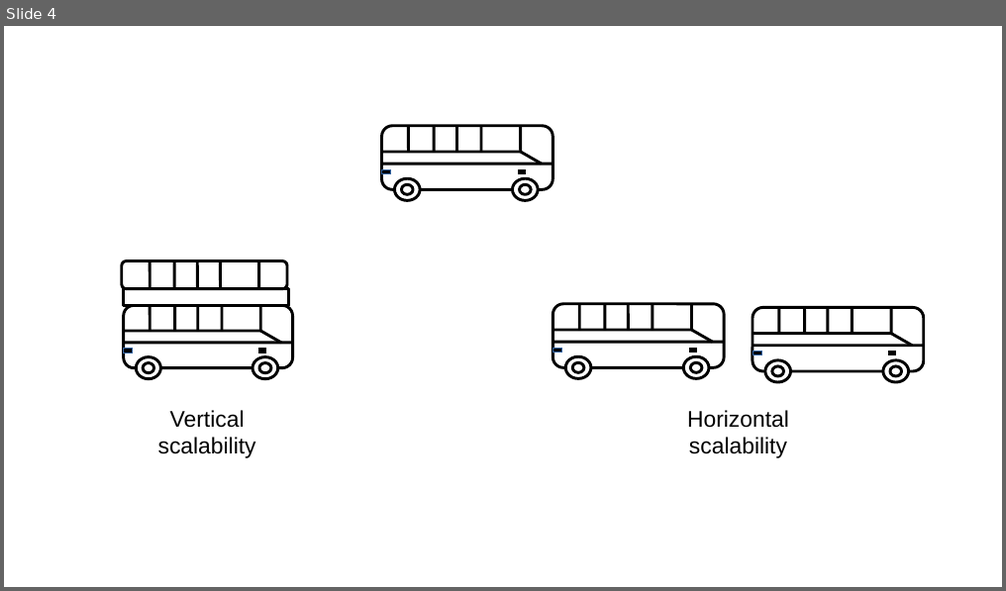
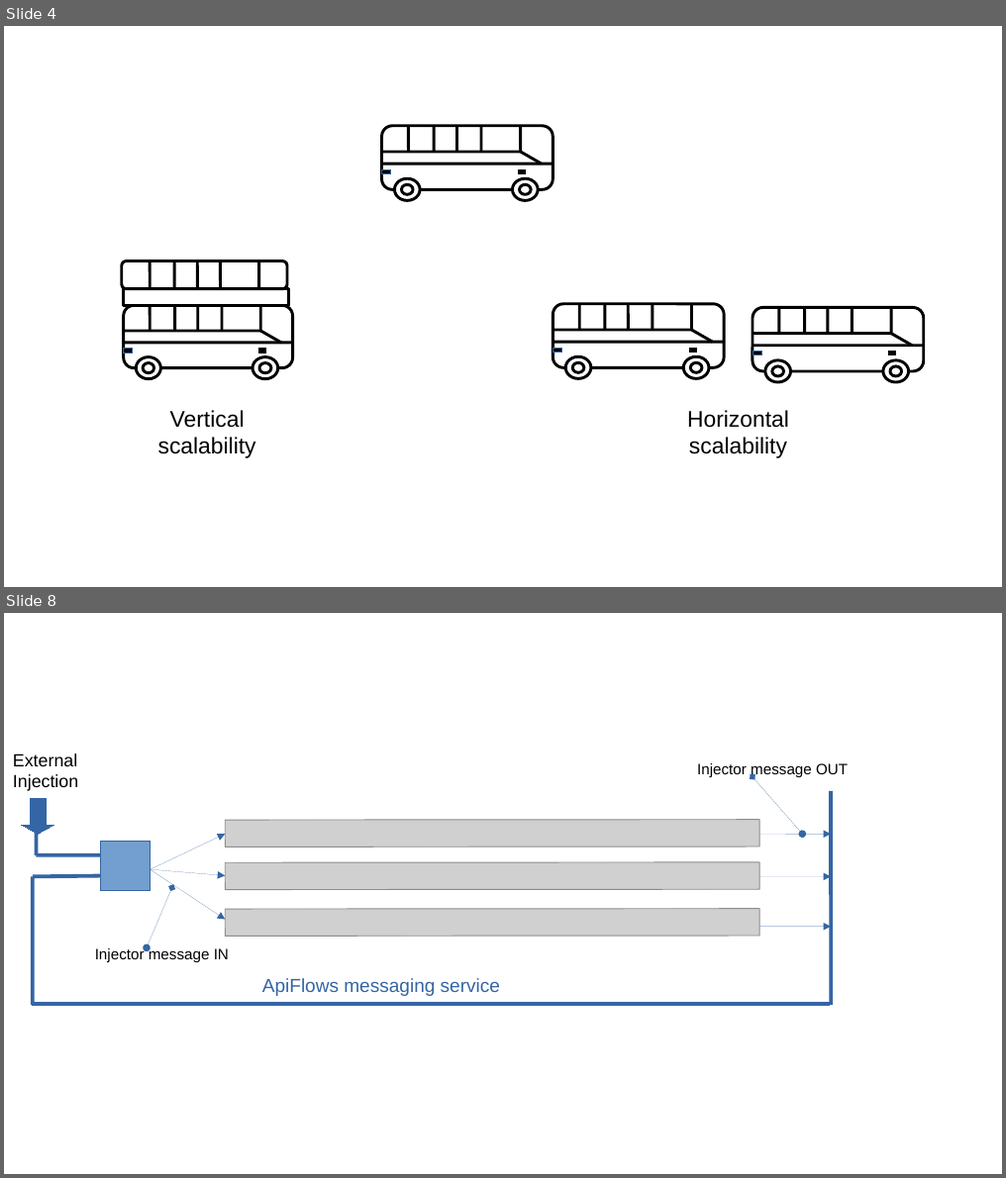
Before and after one commit to ApiValley/ApiFlows-Docs, a slide deck: presentation/Documentation_images_source.odp. Shown one above the other, each under a label of ours: slide 4 before the commit, slides 4 and 8 after it; the slides between them are not shown. The pictures are 1006x591 and 1006x1178 pixels, drawn with LibreOffice and Linux fonts; fonts in the diff are those of the drawing; grey boxes stand for pictures. Boxes give left, top, right and bottom in pixels: in the first picture for what was removed or moved away, otherwise in the second. Text is boxed around its words. In the diff, an @@ line names an element or a change of style, - is before the commit and + after.

```diff
--- a/presentation/Documentation_images_source.odp
+++ b/presentation/Documentation_images_source.odp
@@ slide 8 added at (4,613,1002,1174), background #FFFFFF @@
@@ text added at (13,754,78,791), 14 pt, text #000000 @@
+External
+Injection
@@ text added at (697,763,847,778), 12 pt, text #000000 @@
+Injector message OUT
@@ double arrow added from (803, 834) to (752, 777), #3465A4 0 pt @@
@@ down arrow added at (22,799,54,834), fill #3465A4, outline #3465A4 0 pt @@
@@ line added from (36, 799) to (36, 856), #3465A4 3 pt @@
@@ picture added at (225,820,759,848) @@
@@ line added from (831, 791) to (831, 1005), #3465A4 3 pt @@
@@ rectangle added at (100,842,150,891), fill #729FCF, outline #3465A4 0 pt @@
@@ arrow added from (150, 869) to (225, 834), #3465A4 0 pt @@
@@ arrow added from (760, 834) to (831, 834), #3465A4 0 pt @@
@@ line added from (32, 876) to (32, 1005), #3465A4 3 pt @@
@@ line added from (100, 875) to (32, 876), #3465A4 3 pt @@
@@ line added from (100, 856) to (36, 856), #3465A4 3 pt @@
@@ arrow added from (150, 869) to (225, 875), #3465A4 0 pt @@
@@ arrow added from (150, 869) to (225, 920), #3465A4 0 pt @@
@@ picture added at (225,862,759,890) @@
@@ arrow added from (760, 876) to (831, 876), #3465A4 0 pt @@
@@ double arrow added from (147, 948) to (172, 888), #3465A4 0 pt @@
@@ picture added at (225,909,759,937) @@
@@ arrow added from (760, 926) to (831, 926), #3465A4 0 pt @@
@@ text added at (95,948,229,962), 12 pt, text #000000 @@
+Injector message IN
@@ text added at (262,978,500,996), 15 pt, text #3465A4 @@
+ApiFlows messaging service
@@ line added from (830, 1004) to (31, 1004), #3465A4 3 pt @@
```
Also in this commit, not shown: 5 other slides added, 1 slide removed, 1 other file.
